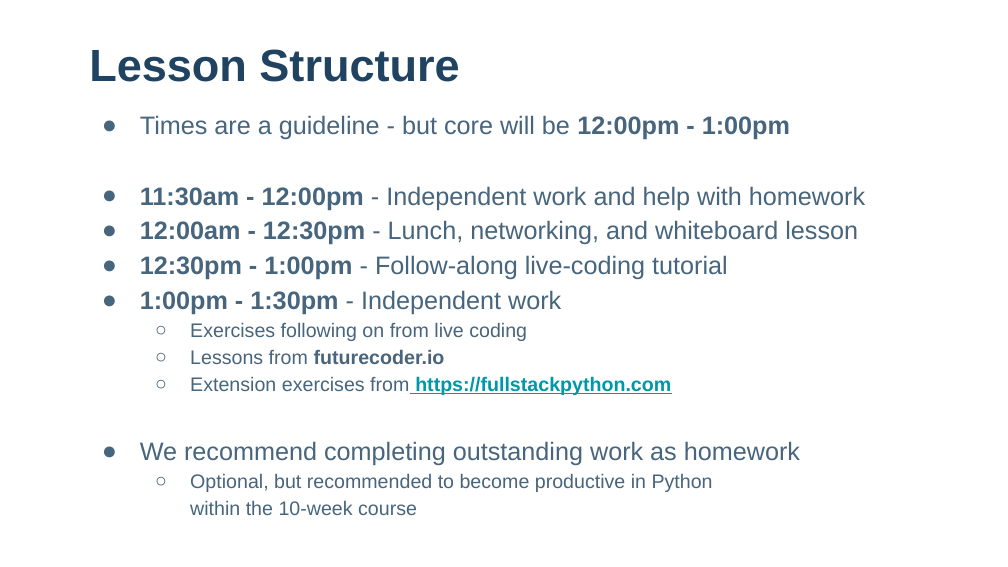
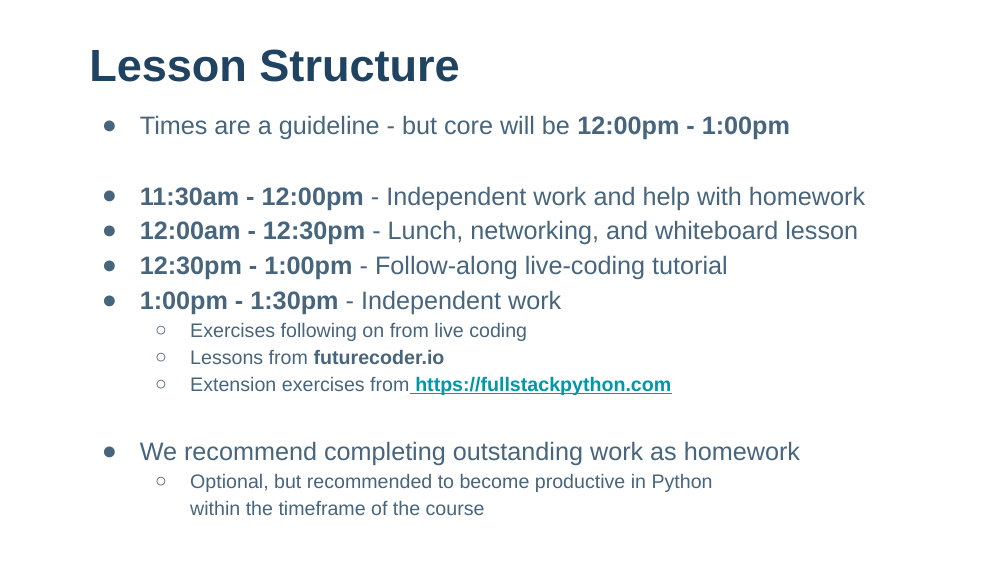
Before and after one commit to PyNoon/curriculum, a slide deck: slide 12 of introduction/pynoon_introduction.pptx. Drawn at 1008x567 pixels with LibreOffice and Linux fonts; fonts in the diff are those of the drawing; background and template pictures are left out. Boxes give left, top, right and bottom in pixels: in the first picture for what was removed or moved away, otherwise in the second. Text is boxed around its words. In the diff, an @@ line names an element or a change of style, - is before the commit and + after.

```diff
--- a/introduction/pynoon_introduction.pptx
+++ b/introduction/pynoon_introduction.pptx
@@ text at box(190, 473, 713, 515): text changed @@
-  ○ Optional, but recommended to become productive in Python
-    within the 10-week course
+  ○ Optional, but recommended to become productive in Python
+    within the timeframe of the course
```
Also in this commit, not shown: 1 other slide changed, 1 other file.
